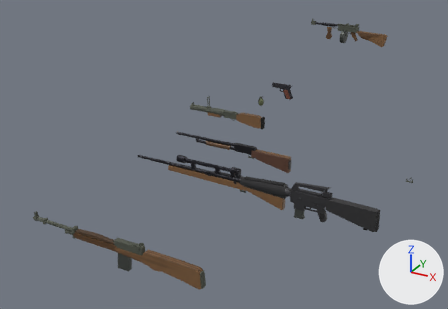
The Blender file art_source/characters/us units/weapons_us.blend as it was, and as the next commit left it.
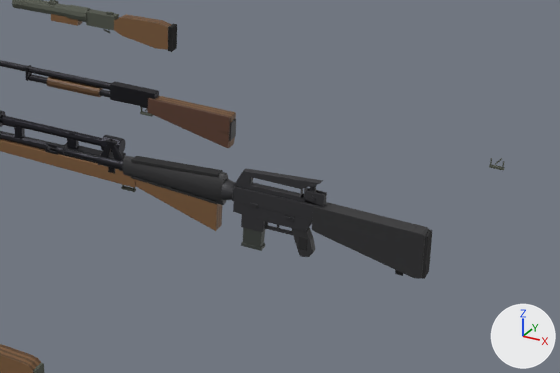
Each version appears first whole from a 50 mm camera at (2.45, -2.21, 2.06) aimed at (0.26, 1.78, 0.07), and next in a close-up on the part from 41% to 98% of the width and 34% to 89% of the height. The lights are fixed; the arrows at lower right show +X, +Y and +Z. The last two pictures show the newer version.

The older version as bpy lines, for what is in view:
```python
ob_m14 = bpy.data.objects.new('M14', me_cube_002)
ob_m14.location = (0.0, 0.0, 0.0)
ob_m16a1 = bpy.data.objects.new('M16A1', me_m16a1_stock_001)
ob_m16a1.location = (0.847, 0.5, 0.292)
ob_m70sniper = bpy.data.objects.new('M70sniper', me_cube_022)
ob_m70sniper.location = (-0.024, 0.0, 0.017)
ob_m70sniper.scale = (1.0, 1.0, 0.864)
# also in view: 'Ithaca37_Shotgun' at (0.47, 1.5, 0.25); 'M79_Launcher' at (-0.11, 2.5, 0.15)
```
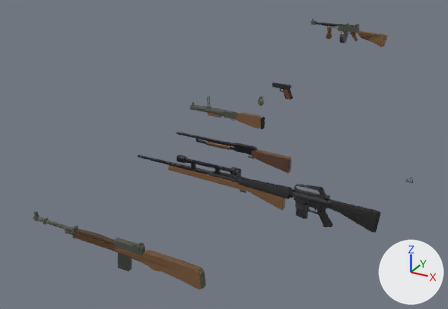
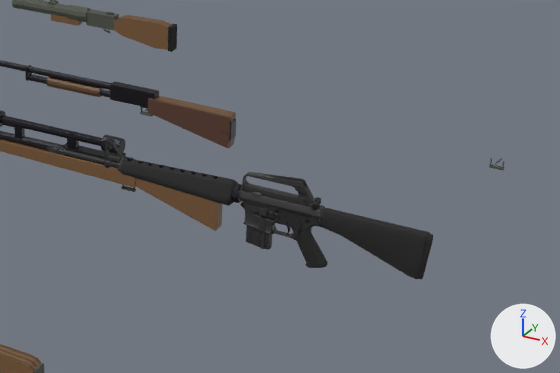
Boxes [x1, y1, x2, y2] around the edits, measured in the close-ups (560 x 373 px; the box of a moved part takes in the faces that stretch with it):
'M16A1', reshaped, moved
    before: [45, 138, 432, 279]
    after: [47, 137, 433, 279]
part 1 of me_m16a1_stock_001, added
    after: [274, 230, 291, 237]
part 2 of me_m16a1_stock_001, rebuilt (not visible before)
    after: [47, 145, 117, 166]
part 3 of me_m16a1_stock_001, rebuilt (12% wider)
    before: [122, 156, 228, 205]
    after: [119, 158, 238, 206]
part 4 of me_m16a1_stock_001, rebuilt (18% narrower, 8% shorter)
    before: [234, 168, 325, 206]
    after: [242, 172, 316, 207]
part 5 of me_m16a1_stock_001, rebuilt (50% wider, 33% taller)
    before: [292, 228, 315, 257]
    after: [293, 229, 328, 268]
part 6 of me_m16a1_stock_001, rebuilt (8% shorter)
    before: [312, 202, 429, 279]
    after: [319, 208, 433, 279]
part 7 of me_m16a1_stock_001, rebuilt (15% narrower, 20% shorter)
    before: [232, 186, 319, 220]
    after: [240, 191, 314, 218]
part 8 of me_m16a1_stock_001, rebuilt
    before: [233, 201, 312, 231]
    after: [274, 210, 319, 231]
part 9 of me_m16a1_stock_001, rebuilt (43% wider, 39% taller)
    before: [110, 144, 123, 161]
    after: [105, 137, 124, 161]
part 10 of me_m16a1_stock_001, deleted
    before: [45, 138, 432, 279]
part 11 of me_m16a1_stock_001, reshaped
    before: [221, 179, 327, 251]
    after: [231, 181, 325, 250]
part 12 of me_m16a1_stock_001, moved or reshaped
    before: [45, 139, 124, 171]
    after: [105, 146, 120, 171]

Patch to the scene script:
```diff
--- a/art_source/characters/us units/weapons_us.blend.py
+++ b/art_source/characters/us units/weapons_us.blend.py
@@ me_m16a1_stock_001 @@
-me_m16a1_stock_001.from_pydata(...)  # 618 vertices, 433 faces; spans x 0.0..0.986, y -0.026..0.026, z 0.147..0.357
+me_m16a1_stock_001.from_pydata(...)  # 3171 vertices, 5989 faces; spans x 0.0..0.986, y -0.03..0.03, z 0.135..0.352
+# me_m16a1_stock_001 part 1: a new loose piece, a box spanning x 0.6155..0.6649, y -0.0072..0.0072, z 0.2015..0.2035, in mat_blackpolymer (dark grey #2f2f30)
+# me_m16a1_stock_001 part 2: the loose piece of 24 vertices spanning x 0.212..0.494, y -0.009..0.009, z 0.271..0.289 is rebuilt with 198 vertices and now spans x 0.0..0.547, y -0.009..0.009, z 0.269..0.291
+# me_m16a1_stock_001 part 3: the loose piece of 20 vertices spanning x 0.222..0.49, y -0.021..0.021, z 0.24..0.322 is rebuilt with 247 vertices and now spans x 0.212..0.512, y -0.03..0.03, z 0.249..0.312
+# me_m16a1_stock_001 part 4: the loose piece of 16 vertices spanning x 0.514..0.737, y -0.009..0.009, z 0.3..0.357 is rebuilt with 223 vertices and now spans x 0.534..0.712, y -0.009..0.009, z 0.293..0.352, in mat_blackpolymer (dark grey #2f2f30)
+# me_m16a1_stock_001 part 5: the loose piece of 14 vertices spanning x 0.664..0.72, y -0.011..0.011, z 0.158..0.228 is rebuilt with 72 vertices and now spans x 0.669..0.751, y -0.012..0.012, z 0.135..0.23, in mat_matteblack (black #242426)
+# me_m16a1_stock_001 part 6: the loose piece of 14 vertices spanning x 0.716..0.979, y -0.019..0.019, z 0.181..0.3 is rebuilt with 87 vertices and now spans x 0.729..0.986, y -0.016..0.016, z 0.173..0.296
+# me_m16a1_stock_001 part 7: the loose piece of 12 vertices spanning x 0.514..0.737, y -0.015..0.015, z 0.262..0.3 is rebuilt with 100 vertices and now spans x 0.534..0.728, y -0.017..0.023, z 0.263..0.3, in mat_blackpolymer (dark grey #2f2f30)
+# me_m16a1_stock_001 part 8: the loose piece of 10 vertices spanning x 0.518..0.716, y -0.014..0.014, z 0.228..0.262 is rebuilt with 88 vertices and now spans x 0.611..0.728, y -0.013..0.013, z 0.231..0.269
+# me_m16a1_stock_001 part 9: the loose piece of 8 vertices spanning x 0.181..0.216, y -0.005..0.005, z 0.291..0.332 is rebuilt with 102 vertices and now spans x 0.167..0.212, y -0.009..0.009, z 0.284..0.344, in mat_blackpolymer (dark grey #2f2f30)
+# me_m16a1_stock_001 part 10: 25 loose pieces with 268 vertices, spanning x 0.0..0.986, y -0.018..0.022, z 0.156..0.356, are deleted
+# me_m16a1_stock_001 part 11: 88 vertices removed from x 0.49..0.76, y -0.026..0.026, z 0.147..0.33; 1612 vertices added at x 0.509..0.884, y -0.024..0.024, z 0.155..0.35
+# me_m16a1_stock_001 part 12: 136 vertices removed from x 0.0..0.222, y -0.015..0.015, z 0.264..0.338; 130 vertices added at x 0.166..0.214, y -0.004..0.004, z 0.265..0.339
+# me_m16a1_stock_001 part 13: the surface is now shaded smooth
+# other edits to the shape of me_m16a1_stock_001 do not show in these pictures
+me_m16a1_stock_001.materials.append(mat_blackpolymer)
 me_m16a1_stock_001.materials.append(mat_blackpolymer)
 me_m16a1_stock_001.materials.append(mat_matteblack)
+me_m16a1_stock_001.materials.append(mat_matteblack)
+me_m16a1_stock_001.materials.append(mat_matteblack)
+me_m16a1_stock_001.materials.append(mat_bluedsteel)
+me_m16a1_stock_001.materials.append(mat_bluedsteel)
 me_m16a1_stock_001.materials.append(mat_bluedsteel)
 me_m16a1_stock_001.materials.append(mat_blackalu)
+me_m16a1_stock_001.materials.append(mat_blackalu)
 me_m16a1_stock_001.materials.append(mat_alumag)
+me_m16a1_stock_001.materials.append(mat_alumag)
+me_m16a1_stock_001.materials.append(mat_alumag)
@@ ob_m16a1 @@
 ob_m16a1 = bpy.data.objects.new('M16A1', me_m16a1_stock_001)
-ob_m16a1.location = (0.847, 0.5, 0.292)
+ob_m16a1.location = (0.85, 0.5, 0.29)
 _m = ob_m16a1.modifiers.new('Bevel', 'BEVEL')
```
